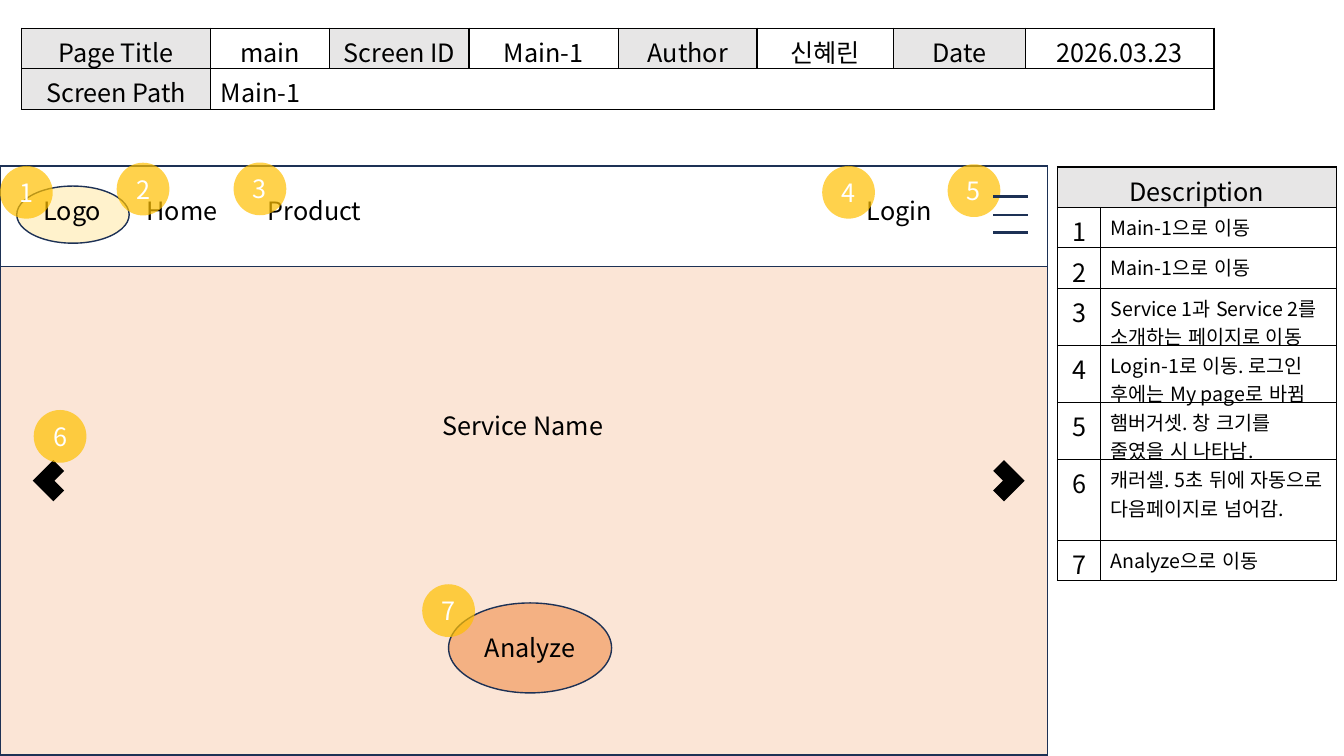
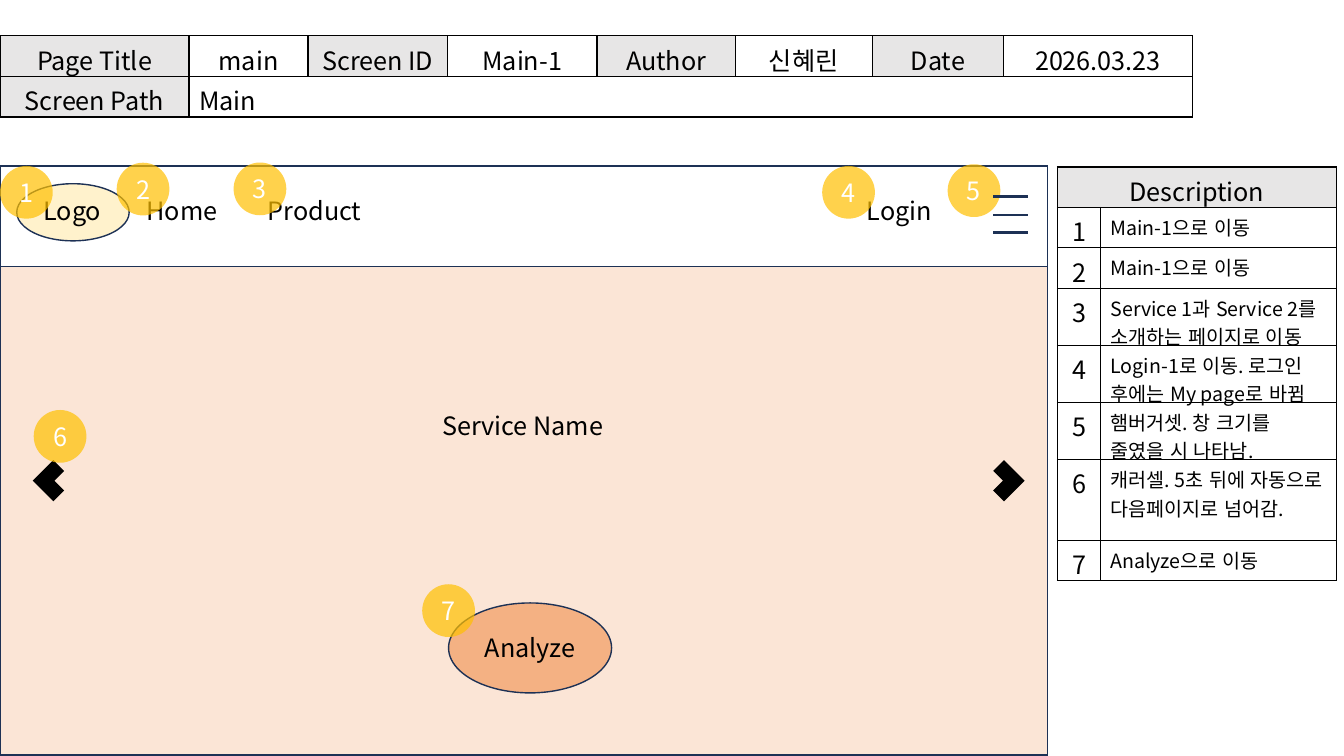
Before and after one commit to ShinHyerin/1st_project, a slide deck: slide 1 of 1차프로젝트/3. 화면설계서_신혜린.pptx. Drawn at 1344x756 pixels with LibreOffice and Linux fonts; fonts in the diff are those of the drawing. Boxes give left, top, right and bottom in pixels: in the first picture for what was removed or moved away, otherwise in the second. Text is boxed around its words. In the diff, an @@ line names an element or a change of style, - is before the commit and + after.

```diff
--- a/1차프로젝트/3. 화면설계서_신혜린.pptx
+++ b/1차프로젝트/3. 화면설계서_신혜린.pptx
@@ table at box(0, 35, 1192, 117) @@
-row 2, column 2: Main-1
+row 2, column 2: Main
@@ table: place and size @@
-table at box(21, 28, 1213, 110)
+table at box(0, 35, 1192, 117)
```
Also in this commit, not shown: 8 other slides changed, 1 other file.
